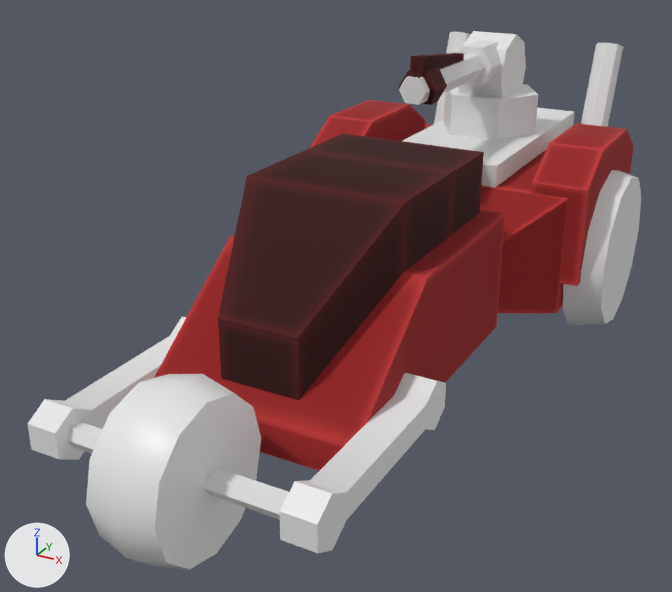
Before and after pictures for a commit that changed the FBX model Assets/_Project/Art/Models/Unit/unit_Trike_B_yup.fbx.
Before and after are seen from a camera (50 mm lens) standing at (1.63, -3.86, 2.03) and looking at (-0.16, -0.61, 0.4). Arrows for +X, +Y and +Z are at lower left; the lights stay in place. The older version comes first. Where no turn or scale is listed for an object, it has been applied to the vertices.

In view in the first picture: 'unit_Trike_B_Body_yup', 'unit_Trike_B_Gun_yup', 'unit_Trike_B_Wheel_Front_yup', 'unit_Trike_B_Wheels_Rear_yup'.
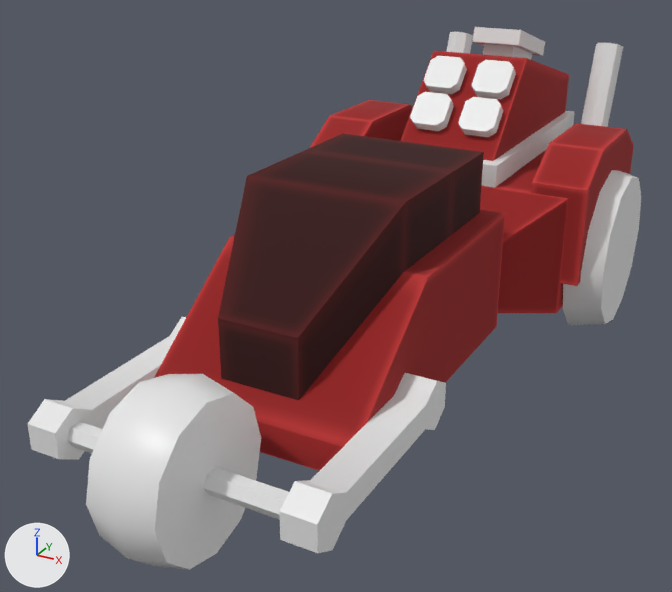
The change, as a diff of the scene's bpy script:
```diff
--- a/Assets/_Project/Art/Models/Unit/unit_Trike_B_yup.fbx.py
+++ b/Assets/_Project/Art/Models/Unit/unit_Trike_B_yup.fbx.py
@@ me_mesh_011 @@
 # used by ob_unit_trike_b_body_yup; location = (0.0, 0.0, 0.0)
-me_mesh_011.from_pydata(...)  # 192 vertices, 304 faces; spans x -0.71..0.71, y -2.01..1.47, z 0.15..1.26
+me_mesh_011.from_pydata(...)  # 276 vertices, 412 faces; spans x -0.71..0.71, y -2.01..1.47, z 0.15..1.37
+# me_mesh_011 part 1: a new loose piece of 16 vertices spanning x 0.04..0.21, y 0.21..0.37, z 0.95..1.12, in mat_actormaterial (white #e7e7e7)
+# me_mesh_011 part 2: a new loose piece of 16 vertices spanning x -0.21..-0.04, y 0.21..0.37, z 0.95..1.12, in mat_actormaterial (white #e7e7e7)
+# me_mesh_011 part 3: a new loose piece of 16 vertices spanning x 0.04..0.21, y 0.35..0.52, z 1.1..1.27, in mat_actormaterial (white #e7e7e7)
+# me_mesh_011 part 4: a new loose piece of 16 vertices spanning x -0.21..-0.04, y 0.35..0.52, z 1.1..1.27, in mat_actormaterial (white #e7e7e7)
+# me_mesh_011 part 5: the loose piece of 12 vertices spanning x -0.25..0.25, y 0.54..0.98, z 0.79..1.07 is deleted
+# me_mesh_011 part 6
+# 32 vertices are added at x -0.24..0.24, y 0.16..1.4, z 0.86..1.37
+# 10 new faces join them, mat_actorcolor (picture img_txtr_canopus_iii_set01_red_diff_png)
+# 30 new faces join them, mat_actormaterial (white #e7e7e7)
 me_mesh_011.materials.append(mat_actormaterial)
@@ ob_unit_trike_b_gun_yup @@
-ob_unit_trike_b_gun_yup = bpy.data.objects.new('unit_Trike_B_Gun_yup', me_mesh_014)
-ob_unit_trike_b_gun_yup.location = (0.0, 0.757, 1.165)
```

Changed parts and their boxes [x1, y1, x2, y2] in the pictures (672 x 592 px):
'unit_Trike_B_Body_yup', reshaped
    before: [27, 32, 634, 553]
    after: [27, 27, 634, 553]
'unit_Trike_B_Gun_yup', deleted
    before: [398, 31, 526, 105]
    faces in mat_actormaterial (white #e7e7e7): [399, 31, 526, 105]
    faces in mat_actorcolor (picture img_txtr_canopus_iii_set01_red_diff_png): [398, 53, 464, 105]
part 1 of me_mesh_011, added
    after: [458, 97, 503, 137]
part 2 of me_mesh_011, added
    after: [410, 92, 454, 131]
part 3 of me_mesh_011, added
    after: [471, 60, 516, 99]
part 4 of me_mesh_011, added
    after: [423, 56, 467, 94]
part 5 of me_mesh_011, deleted
    before: [444, 84, 538, 140]
part 6 of me_mesh_011, added (red)
    after: [401, 27, 569, 161]
